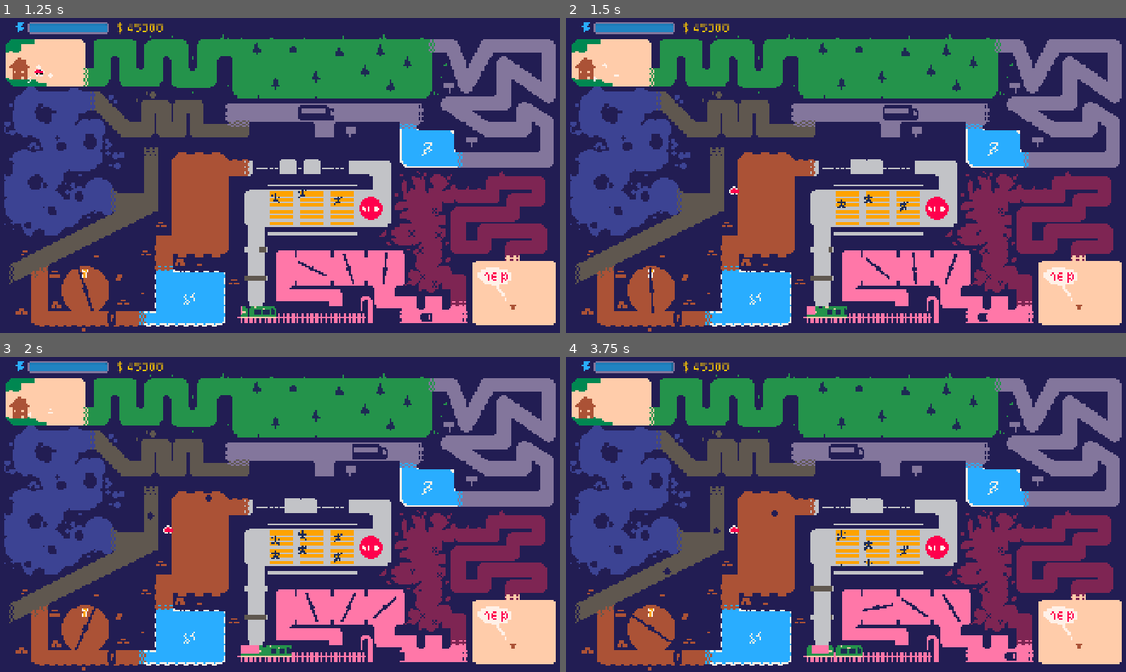
Above: before the commit, frames 1-4 (two rows, left to right).
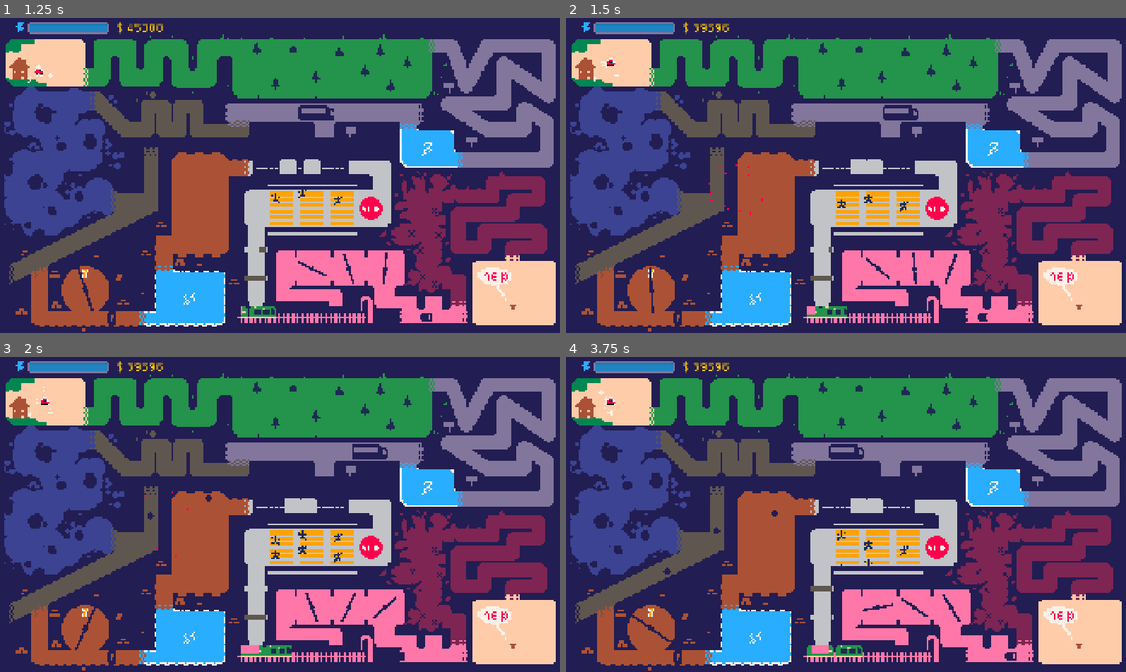
Above: after the commit, the same moments.

Repository: VeryKoolGames/En_toute_circonstance
Game: Godot game, scene res://Scenes/main.tscn
Two runs of this game, one before a commit and one after it. Both use one fixed random seed, a clock stepped at 60 frames per second and the inputs below. This scene is started directly instead of the project's main scene.
Inputs (mouse positions are in pixels of both pictures, inside the frame that each line leads up to):
- Up to frame 1 (1.25 s): move the mouse to (39, 71) at 0.52 s; press the mouse at (39, 71) at 0.53 s
- Up to frame 2 (1.5 s): move the mouse to (734, 191) at 1.27 s; release the mouse at (734, 191) at 1.28 s; click (734, 191) at 1.35 s
- Up to frame 3 (2 s): no input
- Up to frame 4 (3.75 s): move the mouse to (902, 442) at 2.02 s; press the mouse at (902, 442) at 2.03 s; move the mouse to (818, 577) at 2.77 s; release the mouse at (818, 577) at 2.78 s; click (818, 577) at 2.85 s; move the mouse to (1014, 561) at 3.52 s; press the mouse at (1014, 561) at 3.53 s

Frame 1 is identical in both runs. In frame 2, 0.2% of the frame differs, in the area x 6-36%, y 1-63%; in frame 3, 0.1%; in frame 4, 0.2%.

Commit message:
quick last fixes

Diff:
--- a/Scripts/energy_manager.gd
+++ b/Scripts/energy_manager.gd
@@ -16,6 +16,13 @@
 	Events.on_ending_reached.connect(_stop_energy_logic)
 	energy_timer.timeout.connect(on_energy_empty)
 	_start_using_energy()
+	Events.on_player_died.connect(_fill_energy)
+
+func _fill_energy():
+	is_using_energy = true
+	energy_progress_bar.value = energy_progress_bar.max_value
+	charging_timer.stop()
+	energy_timer.start()
 
 func _physics_process(delta: float) -> void:
 	if is_using_energy:
@@ -40,7 +47,7 @@
 	charging_timer.stop()
 
 func on_energy_empty():
-	Events.on_energy_emptied.emit()
+	Events.on_player_died.emit()
 
 func _stop_energy_logic():
 	is_charging = false
--- a/Scripts/money_manager.gd
+++ b/Scripts/money_manager.gd
@@ -9,4 +9,6 @@
 func _decrease_value() -> void:
 	var value_loss = randi_range(PlayerInfo.car_value / 8, PlayerInfo.car_value / 9)
 	PlayerInfo.car_value -= value_loss
+	if PlayerInfo.car_value < 0:
+		PlayerInfo.car_value = 0
 	value_label.text = "$ " + str(PlayerInfo.car_value)
--- a/Scripts/player.gd
+++ b/Scripts/player.gd
@@ -8,7 +8,6 @@
 var level_origin: Vector2
 var background_color := Color(0.1333, 0.1137, 0.3255, 1.0)
 var spawn_position: Vector2
-var original_spawn_position: Vector2
 @onready var car_sound: AudioStreamPlayer2D = $CarSound
 @onready var car_crash_sound: AudioStreamPlayer2D = $CarCrashSound
 @onready var car_pickup_sound: AudioStreamPlayer2D = $CarPickupSound
@@ -24,12 +23,10 @@
 func _ready() -> void:
 	$Area2D.add_to_group("player")
 	spawn_position = global_position
-	original_spawn_position = global_position
 	_get_level_image_info()
 	Events.on_pause_menu_activated.connect(on_pause_menu_activated)
 	Events.on_ending_reached.connect(on_ending_reached)
 	Events.on_player_died.connect(on_player_death)
-	Events.on_energy_emptied.connect(reset_player_to_start_position)
 	Events.on_gravity_zone_entered.connect(on_gravity_zone_entered)
 	Events.on_gravity_zone_exited.connect(on_gravity_zone_exited)
 	Events.on_charging_zone_entered.connect(on_charging_zone_entered)
@@ -50,8 +47,8 @@
 
 	if is_inside_image(image_pos):
 		var pixel_color = level_image.get_pixelv(image_pos)
-		#if is_on_death_color(pixel_color) and not is_player_safe:
-			#Events.on_player_died.emit()
+		if is_on_death_color(pixel_color) and not is_player_safe:
+			Events.on_player_died.emit()
 		if should_follow_mouse:
 			var target_position = get_global_mouse_position()
 			if gravity_zone_active:
@@ -96,9 +93,6 @@
 	global_position = spawn_position
 	Input.set_mouse_mode(Input.MOUSE_MODE_VISIBLE)
 
-func reset_player_to_start_position():
-	position = original_spawn_position
-
 func set_respawn_point(new_pos: Vector2) -> void:
 	spawn_position = new_pos
 
--- a/project.godot
+++ b/project.godot
@@ -25,7 +25,7 @@
 
 window/size/viewport_width=1920
 window/size/viewport_height=1080
-window/size/mode=2
+window/size/mode=3
 window/stretch/mode="canvas_items"
 
 [input]
@@ -50,3 +50,4 @@
 textures/canvas_textures/default_texture_filter=0
 renderer/rendering_method="gl_compatibility"
 renderer/rendering_method.mobile="gl_compatibility"
+textures/vram_compression/import_etc2_astc=true
Not shown, added: export_presets.cfg
